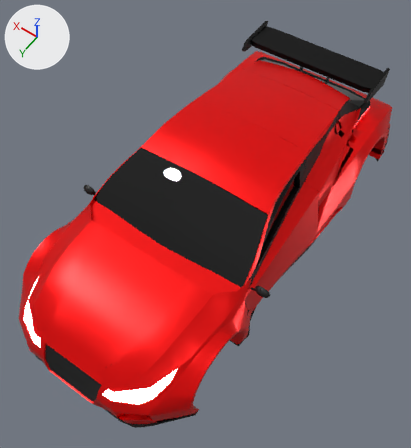
The OBJ model assets/cars/model.obj: old version first, new version second.
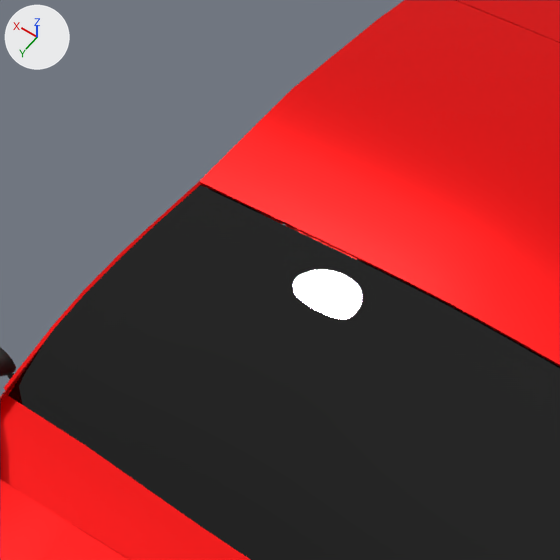
There are two pictures of each version: one whole from a 50 mm camera at (-1.42, 2.79, 3.84) aimed at (0.34, 0.32, -0.04), one close up on the part from 22% to 56% of the width and 23% to 54% of the height. Lighting does not change. The marker at upper left points along +X, +Y and +Z. Where no turn or scale is listed for an object, it has been applied to the vertices.
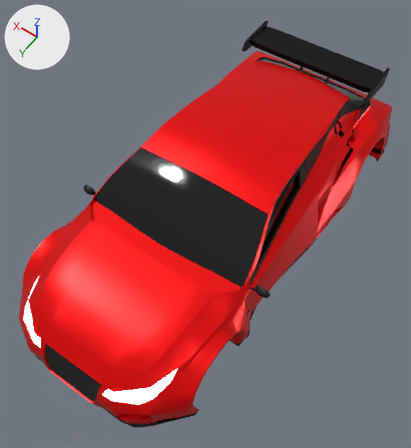
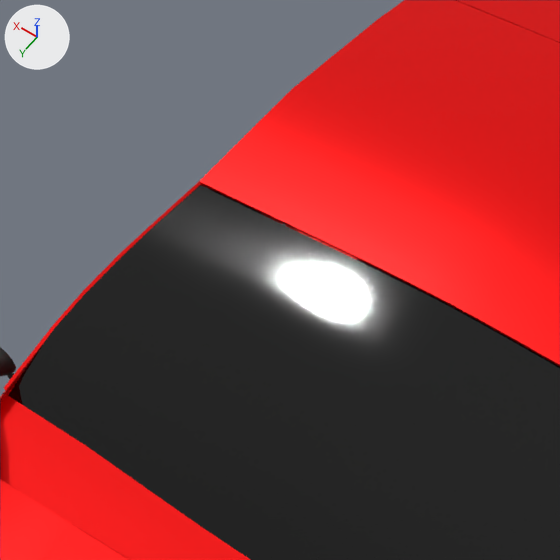
The newer file is also turned or shifted as a whole; pictures and numbers use the older file's frame.

Where the change shows, as pixel boxes [x1, y1, x2, y2] in the close-ups (560 x 560 px):
'Plane.007', surface changed (black to grey)
    both: [146, 187, 417, 353]

What changed in the scene script:
```text
Change mat_material_005:
    mat_material_005.roughness: 0.0 -> 0.0513
```
